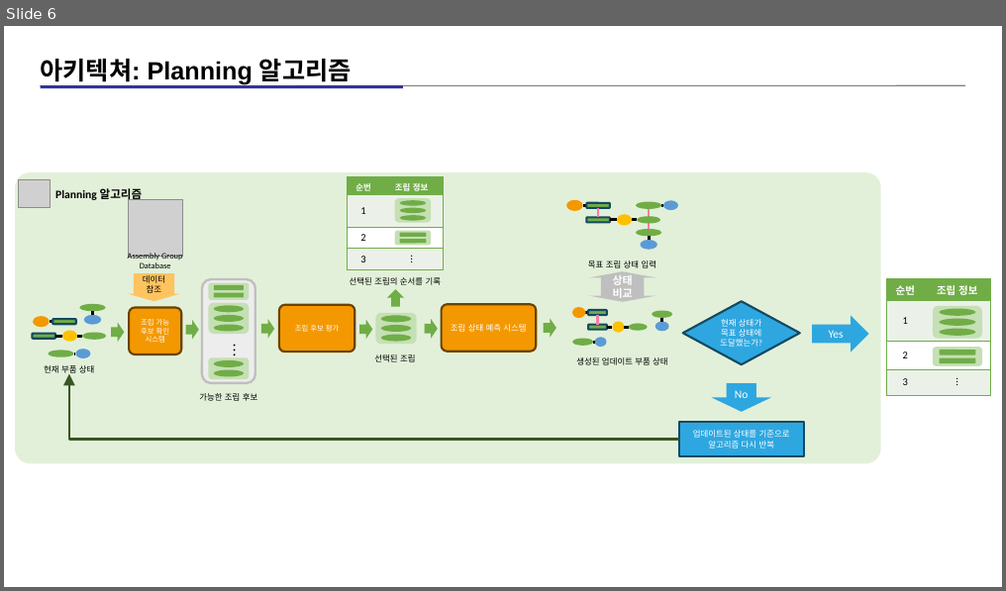
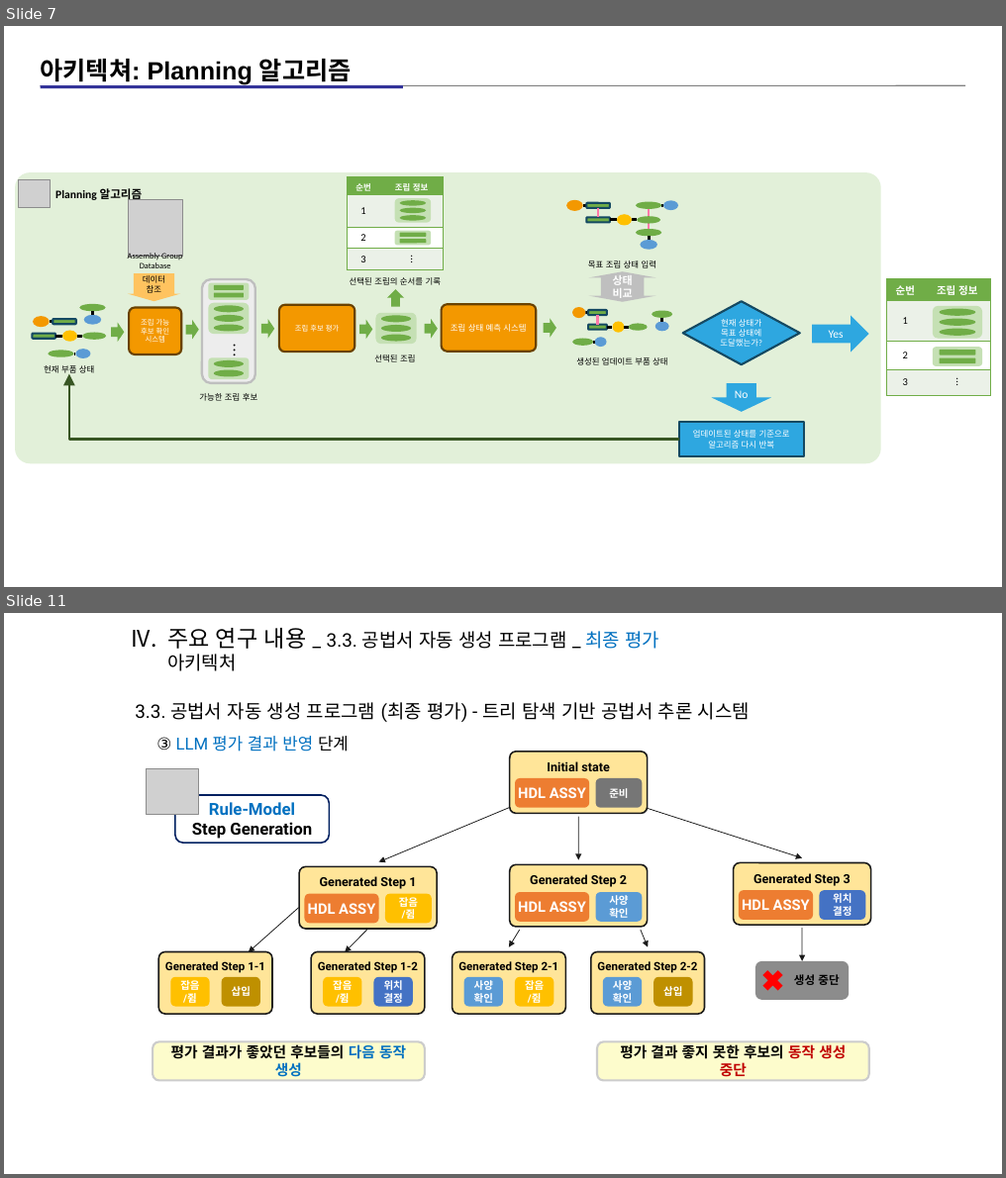
Before and after one commit to kimz1121/test, a slide deck: 현대차 심볼릭 플레너 예시 설명 자료_11_아키텍쳐_자료(작성중).pptx. Shown one above the other, each under a label of ours: slide 6 before the commit, slides 7 and 11 after it; the slides between them are not shown. The pictures are 1006x591 and 1006x1178 pixels, drawn with LibreOffice and Linux fonts; fonts in the diff are those of the drawing; grey boxes stand for pictures. Boxes give left, top, right and bottom in pixels: in the first picture for what was removed or moved away, otherwise in the second. Text is boxed around its words. In the diff, an @@ line names an element or a change of style, - is before the commit and + after.

```diff
--- a/현대차 심볼릭 플레너 예시 설명 자료_11_아키텍쳐_자료(작성중).pptx
+++ b/현대차 심볼릭 플레너 예시 설명 자료_11_아키텍쳐_자료(작성중).pptx
@@ slide 11 added at box(4, 613, 1002, 1174), background #FFFFFF @@
@@ text added at box(167, 628, 659, 671), 18 pt, text #000000 @@
+IV. 주요 연구 내용 _ 3.3. 공법서 자동 생성 프로그램 _ 최종 평가 아키텍처
@@ text added at box(135, 702, 749, 722), 18 pt, text #000000 @@
+3.3. 공법서 자동 생성 프로그램 (최종 평가) - 트리 탐색 기반 공법서 추론 시스템
@@ text added at box(156, 736, 349, 752), 16 pt, text #0070C0 @@
+③ LLM 평가 결과 반영 단계
@@ picture added at box(147, 768, 199, 814) @@
@@ rounded rectangle added at box(175, 795, 330, 843), fill #FFFFFF, outline #002060 1.5 pt, 16 pt, text #000000, bold @@
+Rule-Model
+Step Generation
@@ group added at box(159, 752, 871, 1014): 25 rounded rectangles, 8 arrows, 8 texts, 1 cross @@
+준비
+HDL ASSY
+Initial state
+잡음
+/쥠
+HDL ASSY
+Generated Step 1
+사양
+확인
+HDL ASSY
+Generated Step 2
+Generated Step 1-1
+잡음
+/쥠
+삽입
+Generated Step 1-2
+잡음
+/쥠
+위치
+결정
+Generated Step 2-1
+사양
+확인
+잡음
+/쥠
+Generated Step 2-2
+사양
+확인
+삽입
+위치
+결정
+HDL ASSY
+Generated Step 3
+생성 중단
@@ rounded rectangle added at box(152, 1042, 425, 1081), fill #FDFCCC, outline #CCCCCC 2 pt, 14 pt, text #000000, bold @@
+평가 결과가 좋았던 후보들의 다음 동작 생성
@@ rounded rectangle added at box(597, 1042, 868, 1081), fill #FDFCCC, outline #CCCCCC 2 pt, 14 pt, text #000000, bold @@
+평가 결과 좋지 못한 후보의 동작 생성 중단
@@ what was slide 6 is now slide 7 @@
```
Also in this commit, not shown: 2 slides changed, 6 other slides added, 1 other file.
